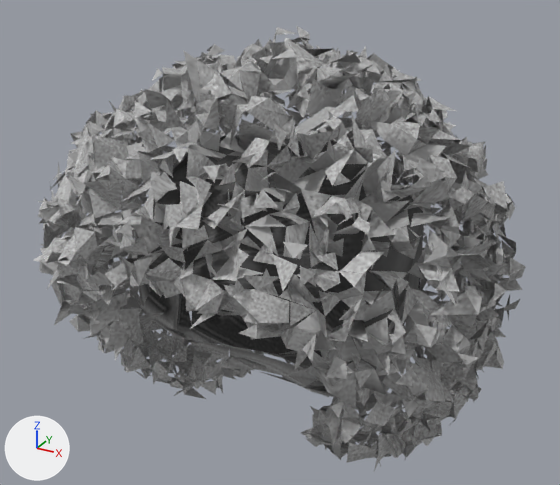
A saved change to the glTF model app/public/models/hair_afro.glb.
Before and after are seen from a 50 mm camera at (0.182, -0.321, 0.058) aimed at (0.002, 0.007, -0.105). The axes (+X, +Y, +Z) are drawn at lower left. The lights are the same throughout. The older version comes first.
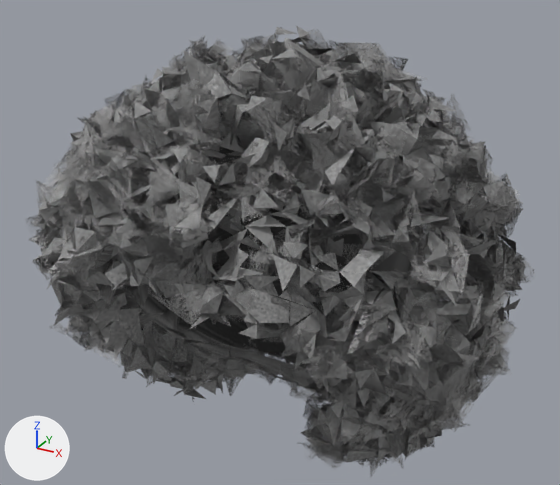
Changed parts and their boxes (x1, y1, x2, y2) in the pictures (560 x 485 px):
'Mesh_0', recoloured (darker): (34, 26, 526, 471) in both
'haircards', added: after (26, 29, 535, 478)

Diff of the bpy script that builds the scene:
```diff
--- a/app/public/models/hair_afro.glb.py
+++ b/app/public/models/hair_afro.glb.py
@@ img_haircards @@
+img_haircards = load_image('haircards', '_unpacked/haircards', 1024, 512, 'sRGB')
@@ mat_hairbase @@
+mat_hairbase = bpy.data.materials.new('hairbase')
+# colours: light grey #c4c4c4
+# uses the picture img_image_0
@@ mat_haircards @@
+mat_haircards = bpy.data.materials.new('haircards')
+# uses the picture img_haircards
@@ me_mesh_0 @@
 me_mesh_0.from_pydata(...)  # 8412 vertices, 6000 faces; spans x -0.121..0.126, y -0.11..0.119, z -0.218..0.003
-me_mesh_0.materials.append(mat_hair)  # picture img_image_0
+me_mesh_0.materials.append(mat_hairbase)
@@ me_haircards @@
+me_haircards.from_pydata(...)  # 11968 vertices, 8976 faces; spans x -0.126..0.13, y -0.113..0.124, z -0.221..0.003
+me_haircards.materials.append(mat_haircards)
@@ ob_haircards @@
+ob_haircards = bpy.data.objects.new('haircards', me_haircards)
+ob_haircards.location = (0.0, 0.0, 0.0)
```
